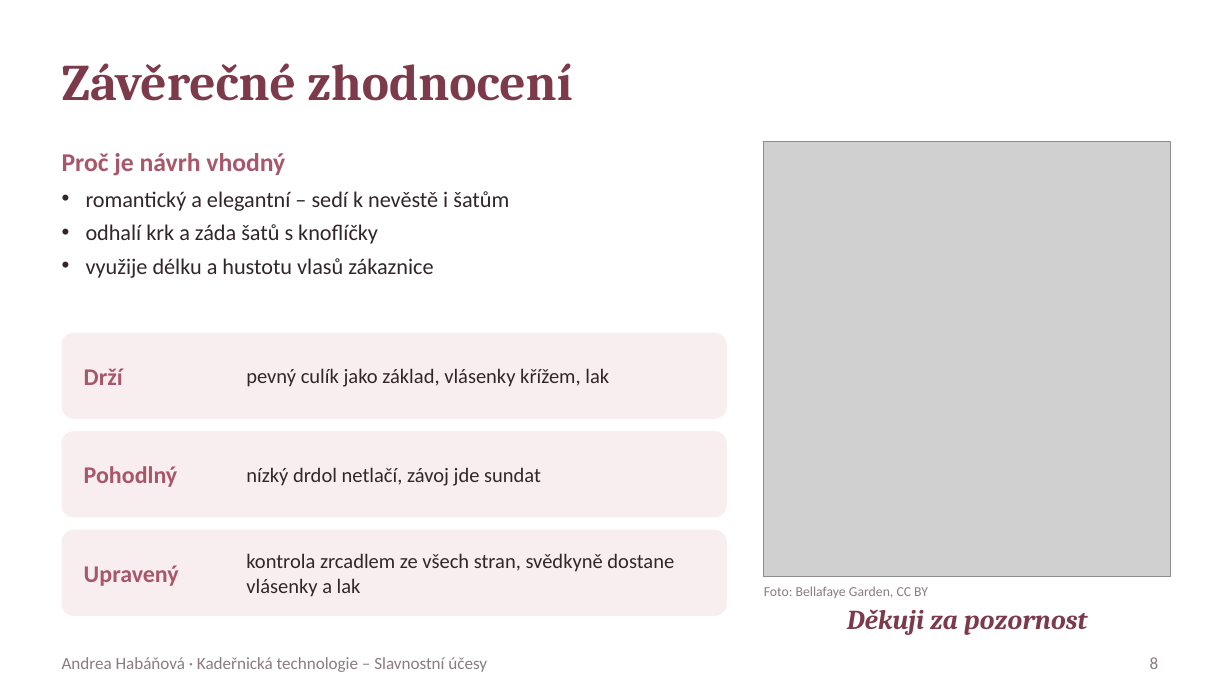
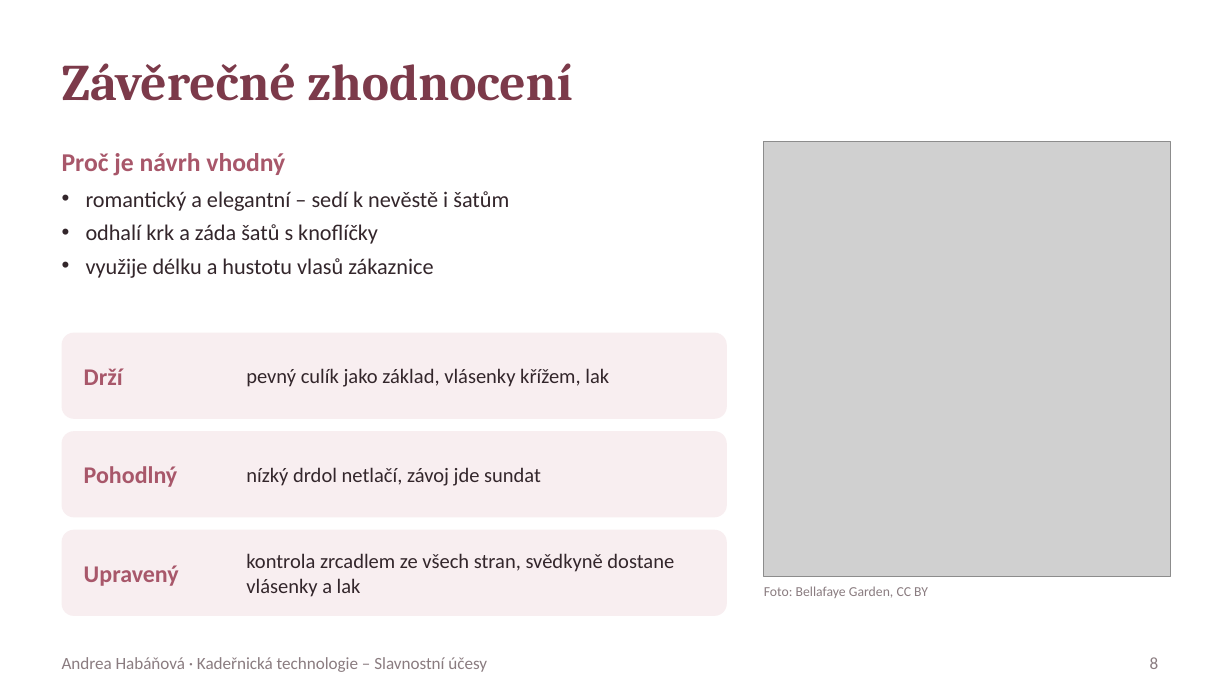
Before and after one commit to tdrzt4grdp-beep/P, a slide deck: slide 8 of svatebni_uces/Svatebni_uces_Habanova.pptx. Drawn at 1232x693 pixels with LibreOffice and Linux fonts; fonts in the diff are those of the drawing; grey boxes stand for pictures. Boxes give left, top, right and bottom in pixels: in the first picture for what was removed or moved away, otherwise in the second. Text is boxed around its words. In the diff, an @@ line names an element or a change of style, - is before the commit and + after.

```diff
--- a/svatebni_uces/Svatebni_uces_Habanova.pptx
+++ b/svatebni_uces/Svatebni_uces_Habanova.pptx
@@ text removed at [847,609,1087,635] @@
-Děkuji za pozornost
```
Also in this commit, not shown: 1 other slide changed, 1 slide added, 3 other files.
